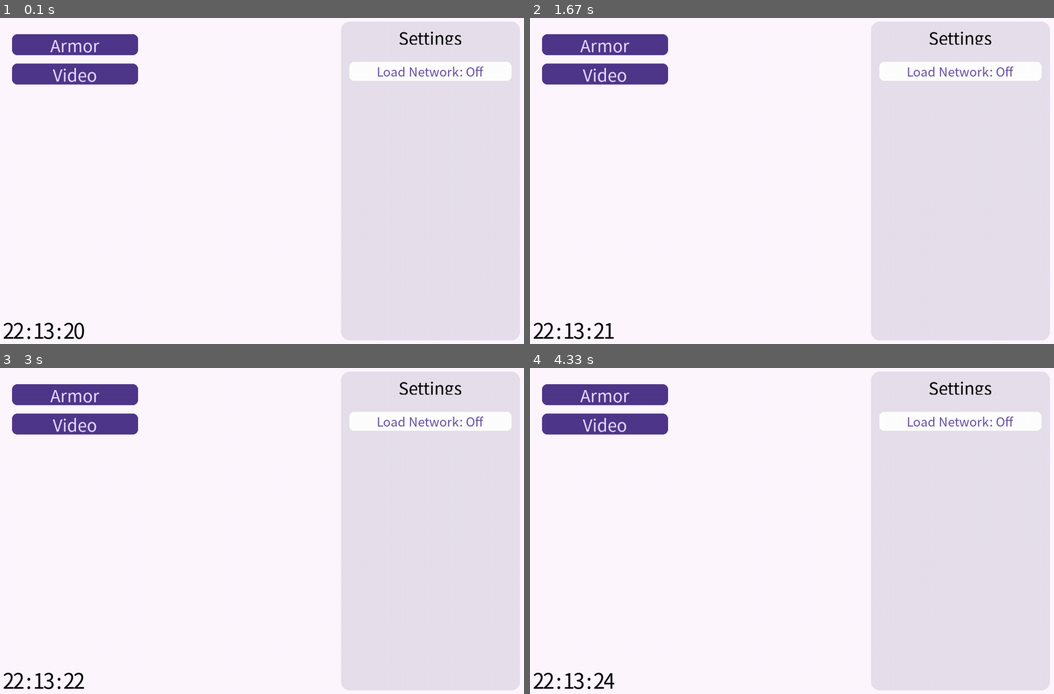
Above: before the commit, frames 1-4 (two rows, left to right).
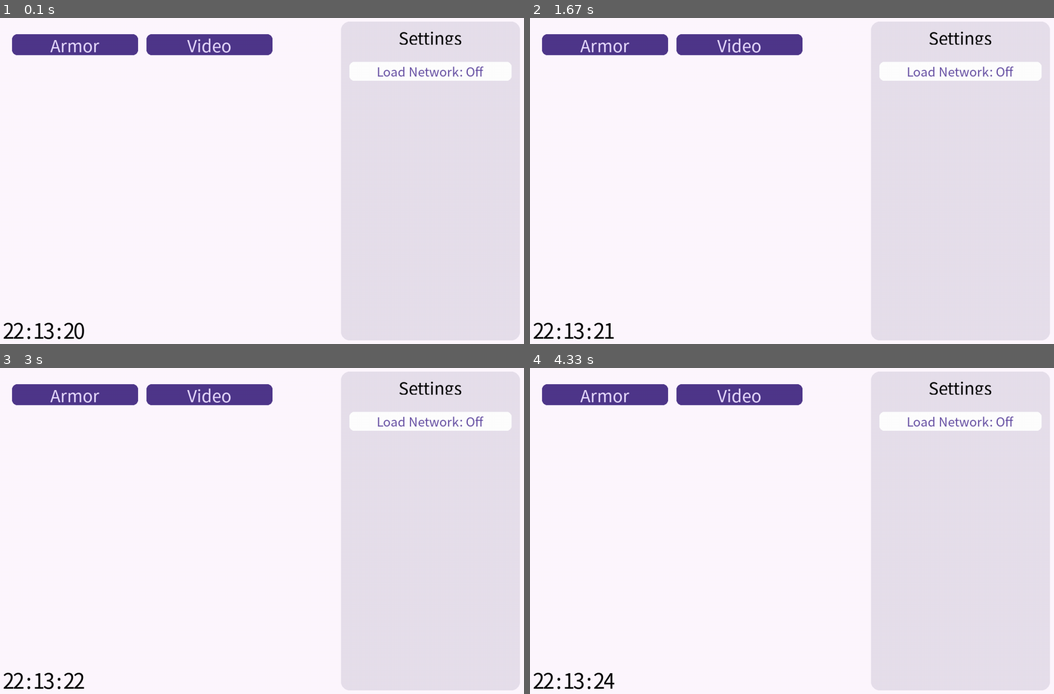
Above: after the commit, the same moments.

Repository: EclidFundgue/PyLabelRoboMaster
Game: pygame game, started from start.py
Two runs of this game, one before a commit and one after it. Both use one fixed random seed, a clock stepped at 60 frames per second and the inputs below.
Inputs (mouse positions are in pixels of both pictures, inside the frame that each line leads up to):
- Up to frame 1 (0.1 s): no input
- Up to frame 2 (1.67 s): right-click (771, 197) at 0.38 s; click (964, 171) at 0.72 s
- Up to frame 3 (3 s): no input
- Up to frame 4 (4.33 s): no input

The runs differ from the first frame. In frame 1, 3.1% of the frame differs, in the area x 2-52%, y 4-21%; in frame 2, 3.1%; in frame 3, 3.1%; in frame 4, 3.1%.

Commit message:
Rename pages.

Diff:
--- a/src/main.py
+++ b/src/main.py
@@ -1,8 +1,8 @@
 from . import pygame_gui as ui
 from .components.stacked_page import StackedPageView
 from .menu import MainMenu
-from .tasks.armor24 import ArmorPage24
-from .tasks.video import VideoPage
+from .tasks.armor24 import ArmorPage
+from .tasks.armor_video import ArmorVideoPage
 
 
 class Main(ui.Main):
@@ -11,14 +11,15 @@
 
         page_incidies = {
             'main_menu': 0,
-            'armor_page24': 1,
-            'video_page': 2
+            'armor_page': 1,
+            'armor_video_page': 2,
+            'buff_page': 3
         }
         rect = (1280, 800, 0, 0)
         self.stacked_page_view = StackedPageView(*rect)
         self.stacked_page_view.addPage(MainMenu(*rect, page_incidies))
-        self.stacked_page_view.addPage(ArmorPage24(*rect, page_incidies))
-        self.stacked_page_view.addPage(VideoPage(*rect, page_incidies))
+        self.stacked_page_view.addPage(ArmorPage(*rect, page_incidies))
+        self.stacked_page_view.addPage(ArmorVideoPage(*rect, page_incidies))
         self.stacked_page_view.setPage(0)
 
         self.root.addChild(self.stacked_page_view)
--- a/src/menu.py
+++ b/src/menu.py
@@ -65,17 +65,17 @@
             y=button_pady,
             text='Armor',
             font=font,
-            on_press=lambda : self.setPage(self.page_incidies['armor_page24'], redraw=True),
+            on_press=lambda : self.setPage(self.page_incidies['armor_page'], redraw=True),
             cursor_change=True
         )
         self.button_video = ui.components.TextButton(
             w=button_w,
             h=button_h,
-            x=button_padx,
-            y=button_pady+button_h+20,
+            x=button_padx+button_w+20,
+            y=button_pady,
             text='Video',
             font=font,
-            on_press=lambda : self.setPage(self.page_incidies['video_page'], redraw=True),
+            on_press=lambda : self.setPage(self.page_incidies['armor_video_page'], redraw=True),
             cursor_change=True
         )
 
--- a/src/tasks/armor24/__init__.py
+++ b/src/tasks/armor24/__init__.py
@@ -1,5 +1,5 @@
 __all__ = [
-    'ArmorPage24'
+    'ArmorPage'
 ]
 
-from .page import ArmorPage as ArmorPage24
+from .page import ArmorPage
--- /dev/null
+++ b/src/tasks/armor_video/__init__.py
@@ -0,0 +1,5 @@
+__all__ = [
+    'ArmorVideoPage'
+]
+
+from .page import ArmorVideoPage
--- a/src/tasks/video/page.py
+++ b/src/tasks/armor_video/page.py
@@ -23,7 +23,7 @@
         return -light * 0.9 + 1.0
     return 1.0
 
-class VideoPage(StackedPage):
+class ArmorVideoPage(StackedPage):
     def __init__(self, w: int, h: int, x: int, y: int, page_incides: dict):
         super().__init__(w, h, x, y)
         self.page_incides = page_incides
--- a/src/tasks/video/__init__.py
+++ /dev/null
@@ -1,5 +0,0 @@
-__all__ = [
-    'VideoPage'
-]
-
-from .page import VideoPage
Renamed: src/tasks/video/info.py -> src/tasks/armor_video/info.py
Renamed: src/tasks/video/player.py -> src/tasks/armor_video/player.py
Renamed: src/tasks/video/video_bar.py -> src/tasks/armor_video/video_bar.py
